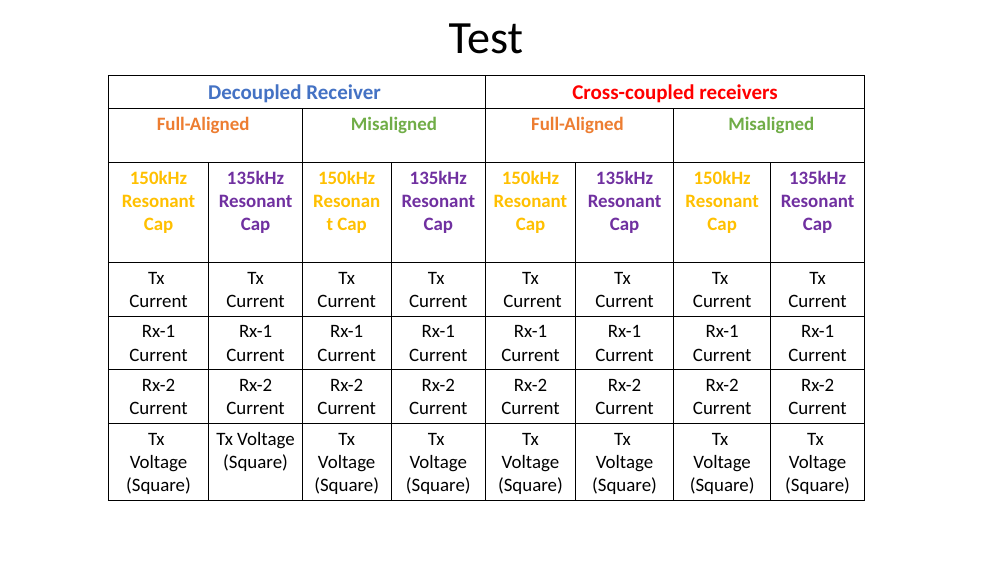
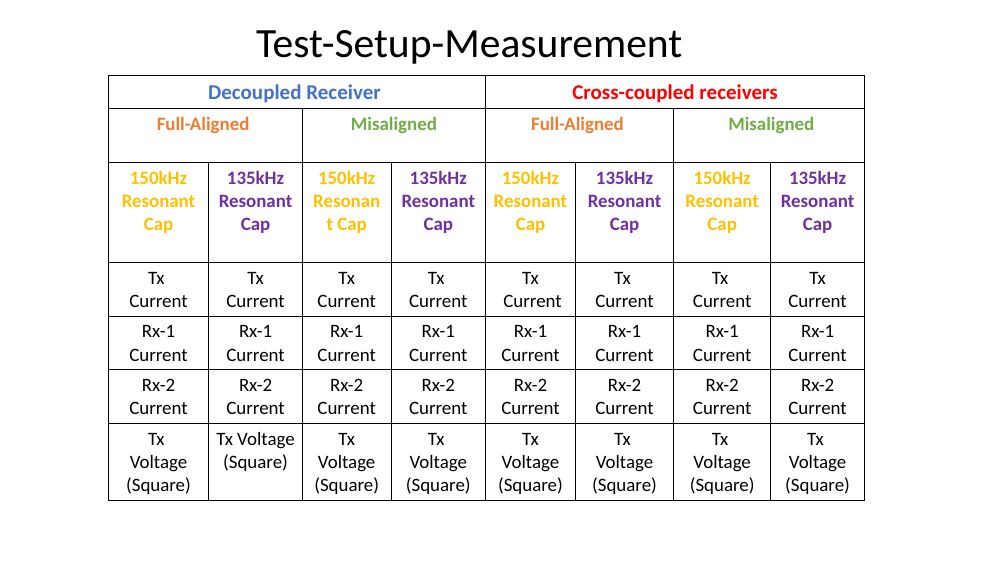
Before and after one commit to EnesAyaz/Studies, a slide deck: slide 2 of Reports/WPT/Test-Data.pptx. Drawn at 1008x567 pixels with LibreOffice and Linux fonts; fonts in the diff are those of the drawing. Boxes give left, top, right and bottom in pixels: in the first picture for what was removed or moved away, otherwise in the second. Text is boxed around its words. In the diff, an @@ line names an element or a change of style, - is before the commit and + after.

```diff
--- a/Reports/WPT/Test-Data.pptx
+++ b/Reports/WPT/Test-Data.pptx
@@ title at bbox=[256, 30, 682, 64]: text changed; size 44 to 39.6 pt @@
-Test
+Test-Setup-Measurement
```
Also in this commit, not shown: 7 other slides changed, 11 slides added, 1 slide removed, 12 other files.
